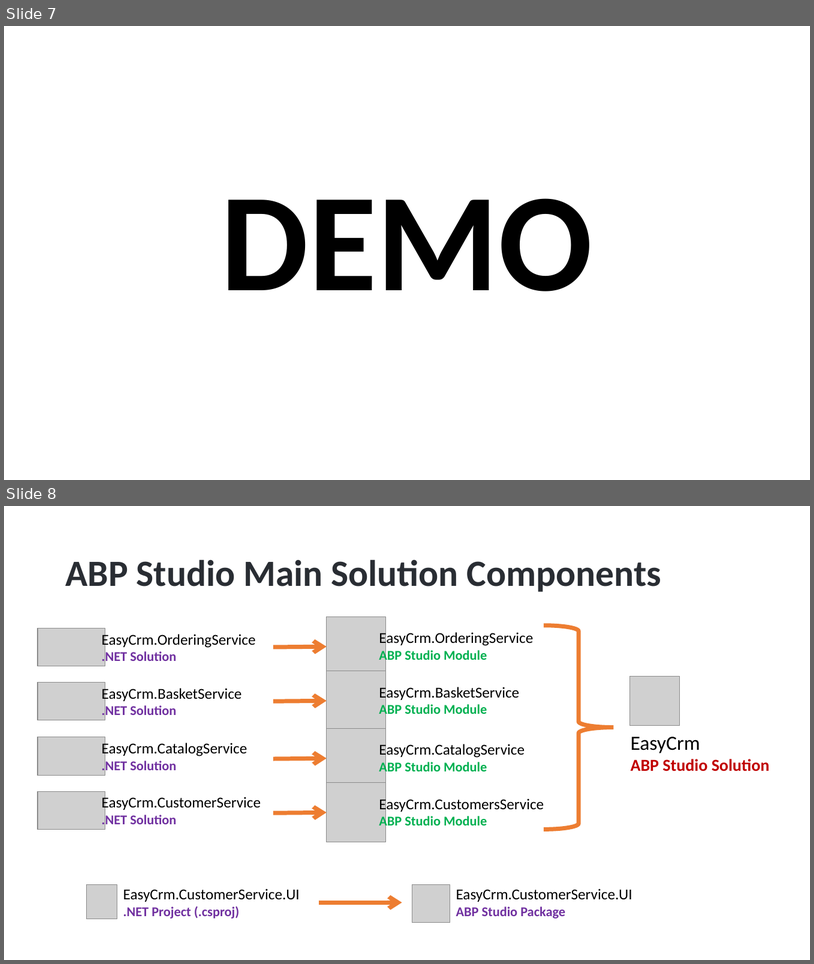
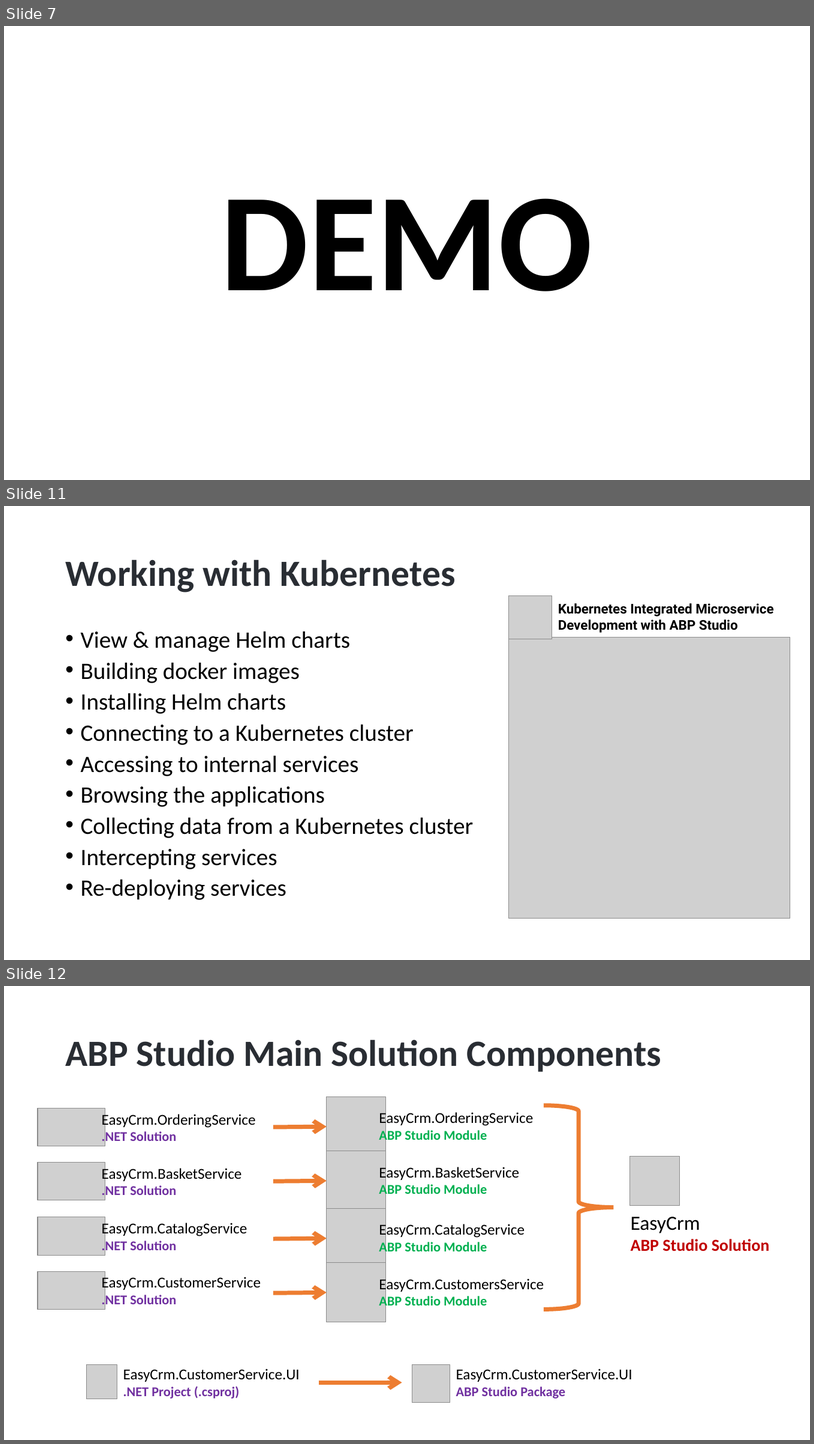
Before and after one commit to hikalkan/presentations, a slide deck: 2024-08-15 ABP Community Talks 2024.4/ABP Studio - The Missing Tool for Dotnet Developers.pptx. Shown one above the other, each under a label of ours: slides 7 and 8 before the commit, slides 7, 11 and 12 after it; the slides between them are not shown. The pictures are 814x964 and 814x1444 pixels, drawn with LibreOffice and Linux fonts; fonts in the diff are those of the drawing; grey boxes stand for pictures; background and template pictures are left out. Boxes give left, top, right and bottom in pixels: in the first picture for what was removed or moved away, otherwise in the second. Text is boxed around its words. In the diff, an @@ line names an element or a change of style, - is before the commit and + after.

```diff
--- a/2024-08-15 ABP Community Talks 2024.4/ABP Studio - The Missing Tool for Dotnet Developers.pptx
+++ b/2024-08-15 ABP Community Talks 2024.4/ABP Studio - The Missing Tool for Dotnet Developers.pptx
@@ slide 11 added at (x1=4, y1=506, x2=810, y2=960), background picture (left out) @@
@@ title added at (x1=65, y1=559, x2=456, y2=592), 44 pt, text #292D33, bold @@
+Working with Kubernetes
@@ picture added at (x1=509, y1=595, x2=552, y2=639) @@
@@ text added at (x1=558, y1=603, x2=774, y2=633), 16 pt, text #000000, bold @@
+Kubernetes Integrated Microservice Development with ABP Studio
@@ text added at (x1=81, y1=631, x2=474, y2=900), 28 pt, text #000000 @@
+• View & manage Helm charts
+• Building docker images
+• Installing Helm charts
+• Connecting to a Kubernetes cluster
+• Accessing to internal services
+• Browsing the applications
+• Collecting data from a Kubernetes cluster
+• Intercepting services
+• Re-deploying services
@@ picture added at (x1=509, y1=637, x2=791, y2=919) @@
@@ what was slide 8 is now slide 12 @@
```
Also in this commit, not shown: 1 slide changed, 4 other slides added, 1 slide removed.
